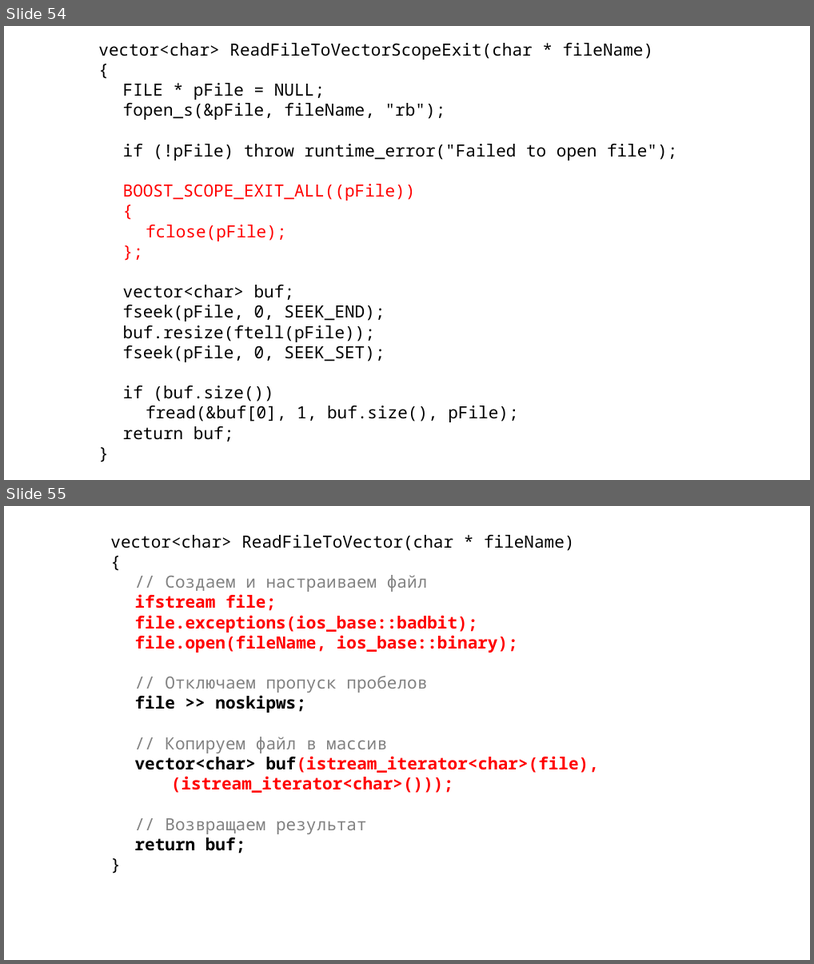
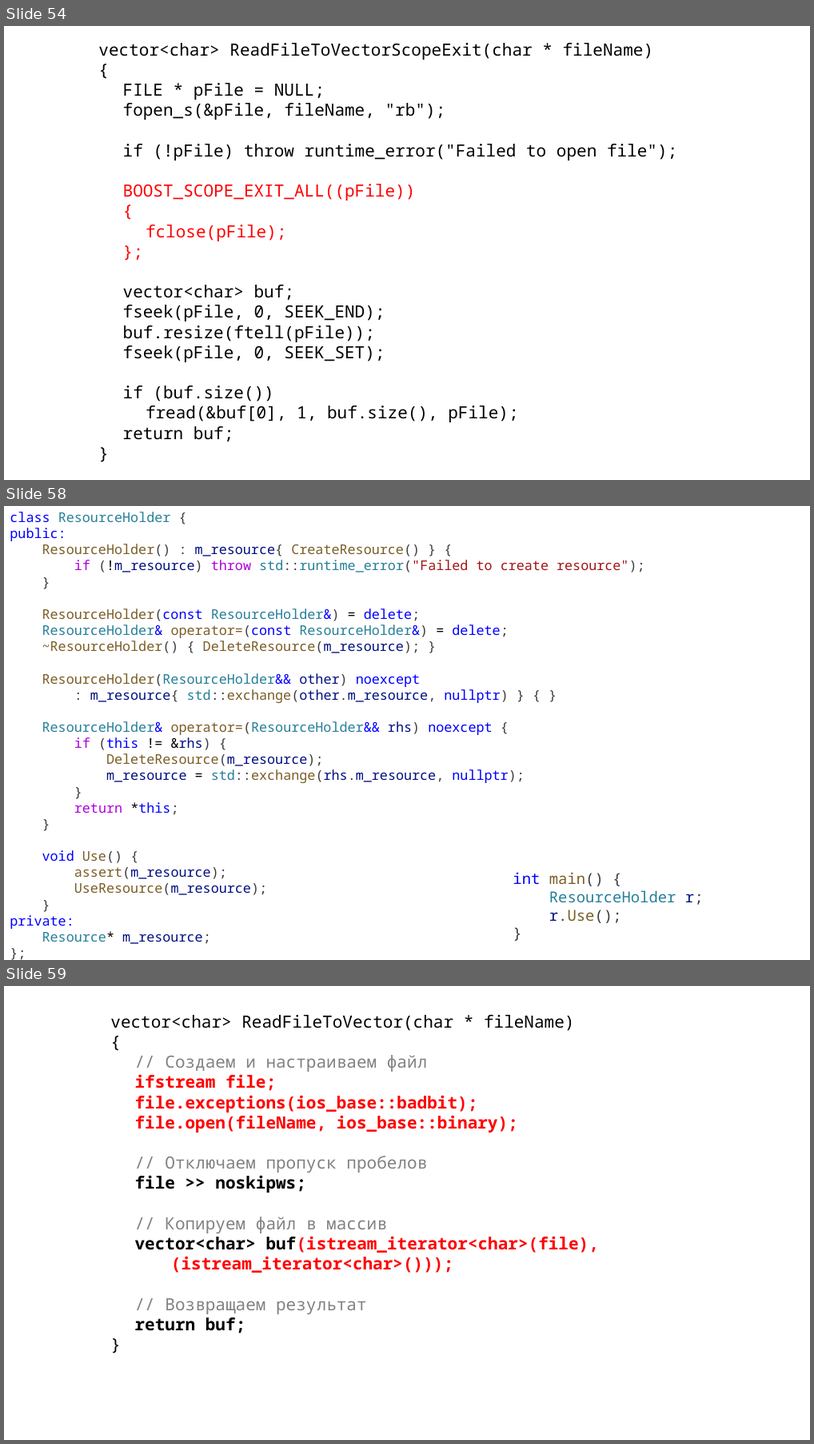
Before and after one commit to alexey-malov/oop, a slide deck: lectures/05/Обработка ошибок и исключительных ситуаций.pptx. Shown one above the other, each under a label of ours: slides 54 and 55 before the commit, slides 54, 58 and 59 after it; the slides between them are not shown. The pictures are 814x964 and 814x1444 pixels, drawn with LibreOffice and Linux fonts; fonts in the diff are those of the drawing. Boxes give left, top, right and bottom in pixels: in the first picture for what was removed or moved away, otherwise in the second. Text is boxed around its words. In the diff, an @@ line names an element or a change of style, - is before the commit and + after.

```diff
--- a/lectures/05/Обработка ошибок и исключительных ситуаций.pptx
+++ b/lectures/05/Обработка ошибок и исключительных ситуаций.pptx
@@ slide 58 added at (4, 506, 810, 960), background #FFFFFF @@
@@ text added at (10, 512, 646, 944), 16 pt, text #795E26 @@
+class ResourceHolder {
+public:
+ResourceHolder() : m_resource{ CreateResource() } {
+if (!m_resource) throw std::runtime_error("Failed to create resource");
+}
+ResourceHolder(const ResourceHolder&) = delete;
+ResourceHolder& operator=(const ResourceHolder&) = delete;
+~ResourceHolder() { DeleteResource(m_resource); }
+ResourceHolder(ResourceHolder&& other) noexcept
+: m_resource{ std::exchange(other.m_resource, nullptr) } { }
+ResourceHolder& operator=(ResourceHolder&& rhs) noexcept {
+if (this != &rhs) {
+DeleteResource(m_resource);
+m_resource = std::exchange(rhs.m_resource, nullptr);
+}
+return *this;
+}
+void Use() {
+assert(m_resource);
+UseResource(m_resource);
+}
+private:
+Resource* m_resource;
+};
@@ text added at (513, 872, 704, 923), 18 pt, text #267F99 @@
+int main() {
+ResourceHolder r;
+r.Use();
+}
@@ what was slide 55 is now slide 59 @@
```
Also in this commit, not shown: 5 slides changed, 3 other slides added, 4 other files.
